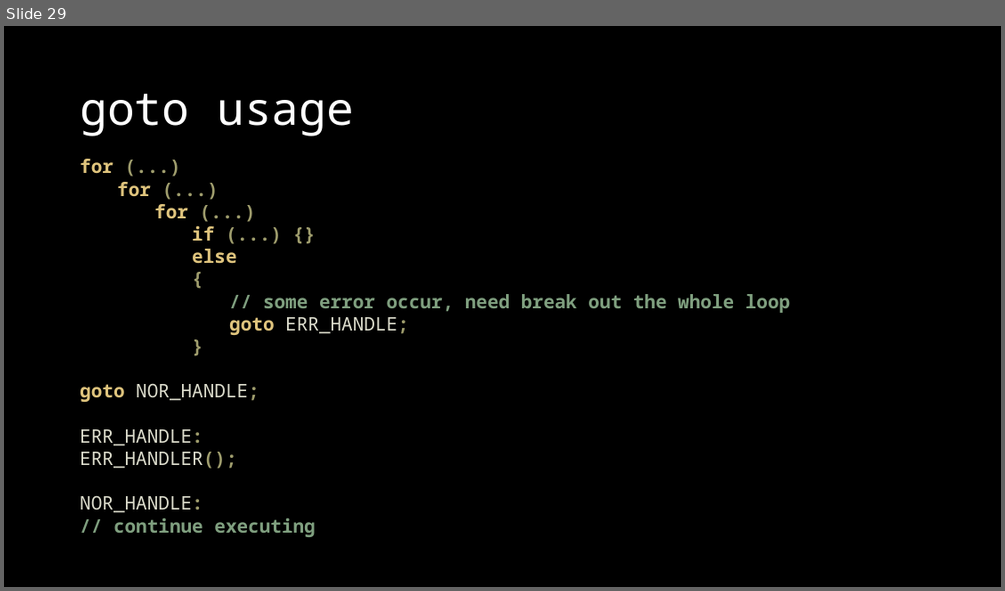
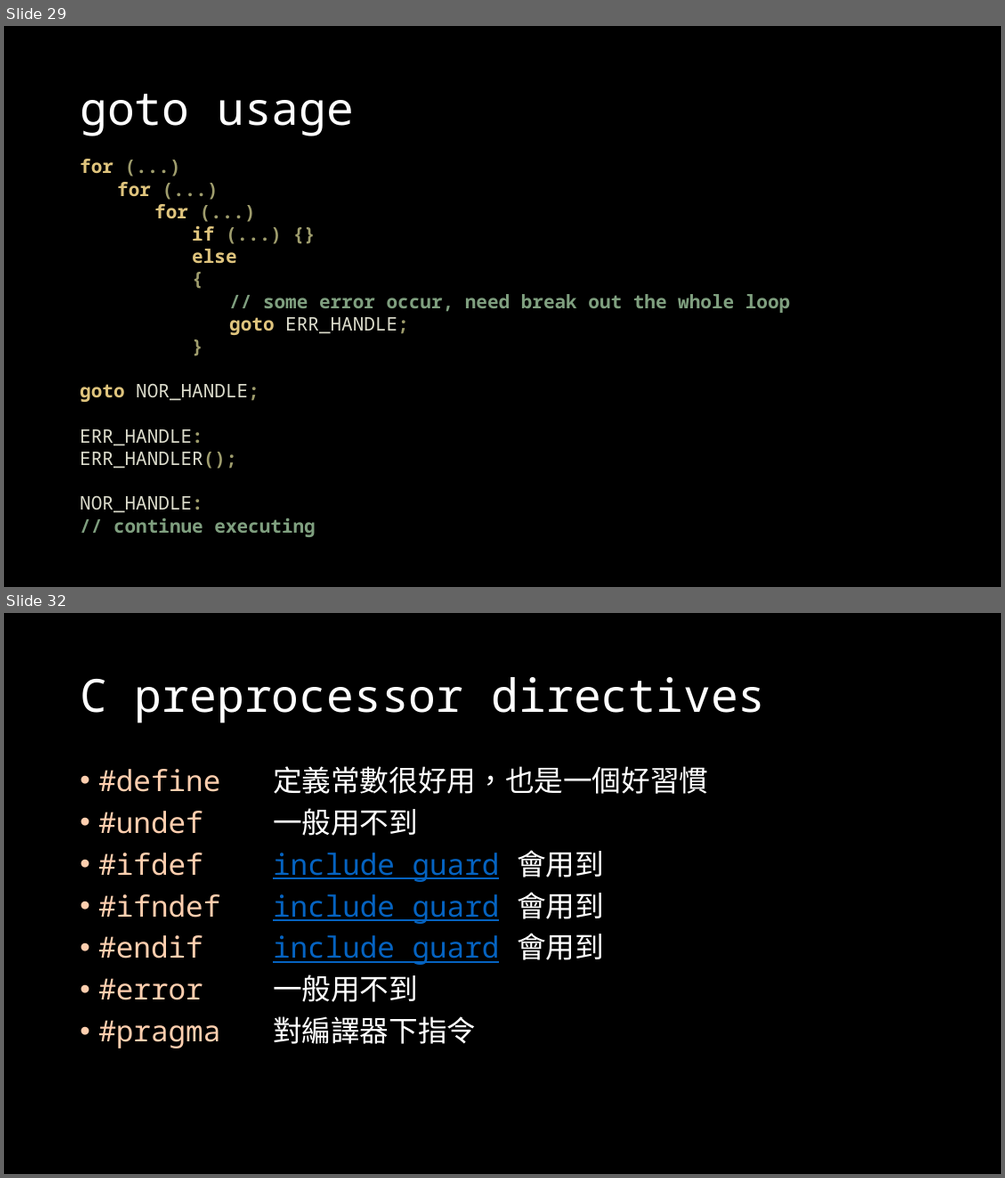
Before and after one commit to OEmiliatanO/those_c_prog_didnt_teach, a slide deck: Ch1/Ch1-basic.pptx. Shown one above the other, each under a label of ours: slide 29 before the commit, slides 29 and 32 after it; the slides between them are not shown. The pictures are 1005x591 and 1005x1178 pixels, drawn with LibreOffice and Linux fonts; fonts in the diff are those of the drawing. Boxes give left, top, right and bottom in pixels: in the first picture for what was removed or moved away, otherwise in the second. Text is boxed around its words. In the diff, an @@ line names an element or a change of style, - is before the commit and + after.

```diff
--- a/Ch1/Ch1-basic.pptx
+++ b/Ch1/Ch1-basic.pptx
@@ slide 32 added at (4,613,1001,1174), background #000000 @@
@@ title added at (80,677,766,723), 44 pt, text #FFFFFF @@
+C preprocessor directives
@@ text added at (98,766,708,1044), 28 pt, text #FFCFAF @@
+• #define 定義常數很好用，也是一個好習慣
+• #undef 一般用不到
+• #ifdef include guard 會用到
+• #ifndef include guard 會用到
+• #endif include guard 會用到
+• #error 一般用不到
+• #pragma 對編譯器下指令
```
Also in this commit, not shown: 5 slides changed, 32 other slides added, 3 other files.
